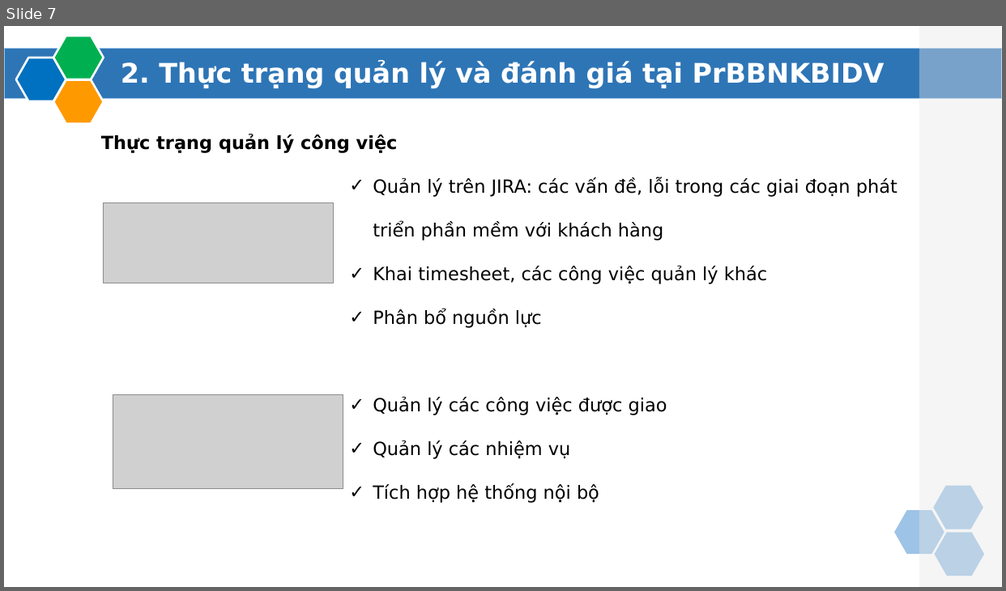
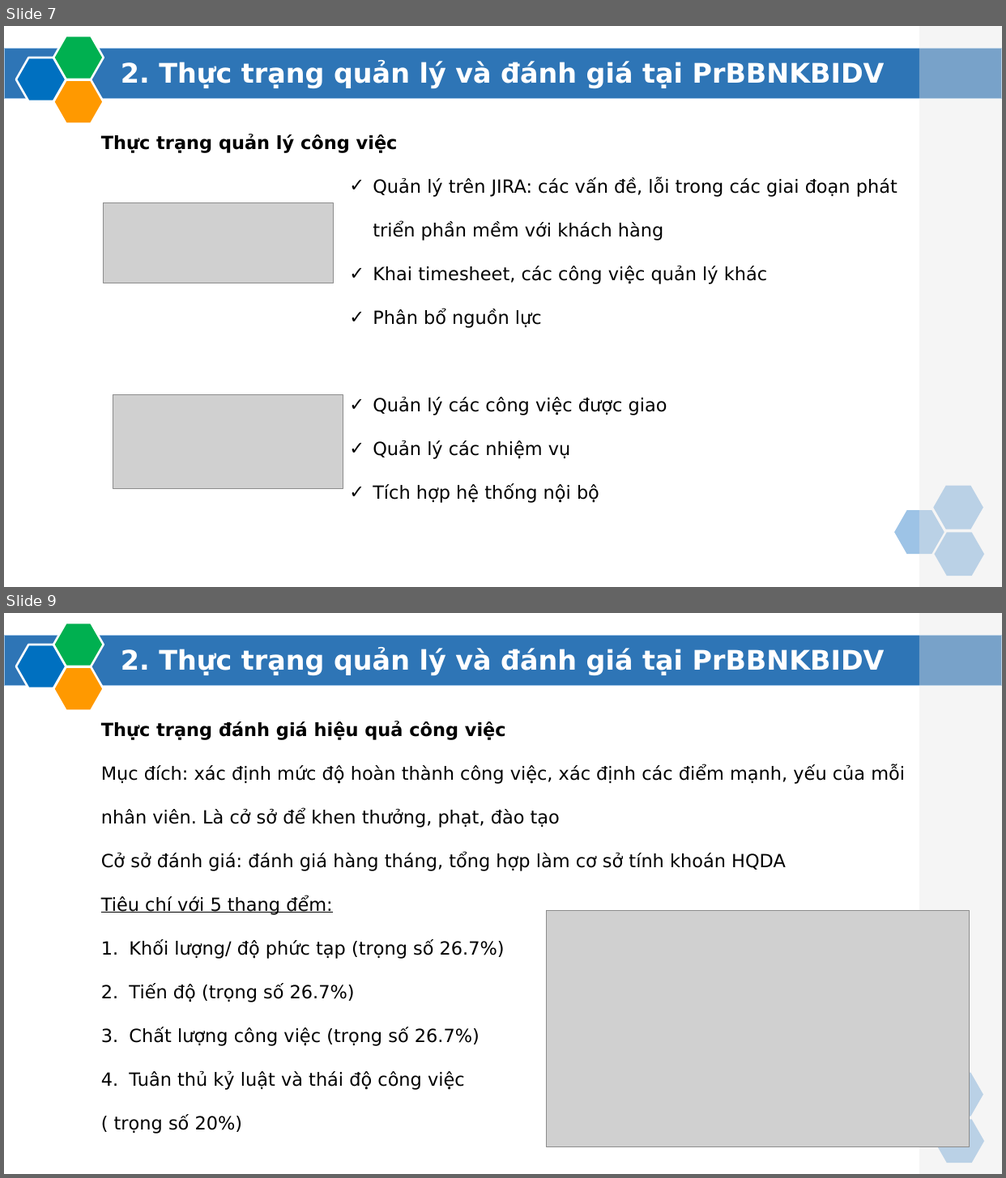
Before and after one commit to sonnc/LuanVan_SonNC_CA190141, a slide deck: LvThs.PPTX. Shown one above the other, each under a label of ours: slide 7 before the commit, slides 7 and 9 after it; the slides between them are not shown. The pictures are 1006x591 and 1006x1178 pixels, drawn with LibreOffice and Linux fonts; fonts in the diff are those of the drawing; grey boxes stand for pictures; background and template pictures are left out. Boxes give left, top, right and bottom in pixels: in the first picture for what was removed or moved away, otherwise in the second. Text is boxed around its words. In the diff, an @@ line names an element or a change of style, - is before the commit and + after.

```diff
--- a/LvThs.PPTX
+++ b/LvThs.PPTX
@@ slide 9 added at [4,613,1002,1174], background #FFFFFF; not listed: 7 template elements that a slide beside it also shows @@
@@ text added at [121,648,884,676], 26 pt, text #FFFFFF, bold @@
+2. Thực trạng quản lý và đánh giá tại PrBBNKBIDV
@@ text added at [101,721,905,1134], 17.6 pt, text #000000 @@
+Thực trạng đánh giá hiệu quả công việc
+Mục đích: xác định mức độ hoàn thành công việc, xác định các điểm mạnh, yếu của mỗi nhân viên. Là cở sở để khen thưởng, phạt, đào tạo
+Cở sở đánh giá: đánh giá hàng tháng, tổng hợp làm cơ sở tính khoán HQDA
+Tiêu chí với 5 thang đểm:
+1. Khối lượng/ độ phức tạp (trọng số 26.7%)
+2. Tiến độ (trọng số 26.7%)
+3. Chất lượng công việc (trọng số 26.7%)
+4. Tuân thủ kỷ luật và thái độ công việc
+( trọng số 20%)
@@ picture added at [547,911,970,1148] @@
```
Also in this commit, not shown: 13 slides changed, 16 other slides added, 4 slides removed, 47 other files.
